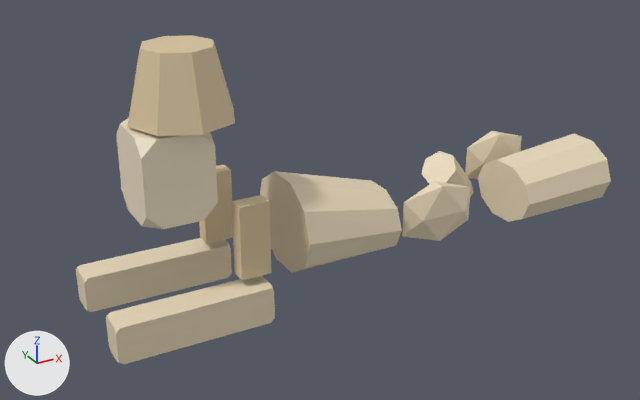
Before and after pictures for a commit that changed the glTF model public/studio/v2.15.0/d_sphinx/model.glb.
One viewpoint serves both versions: a 50 mm camera at (-6.81, -12.04, 7.21) aimed at (-0.1, 0.16, 1.11). Lighting does not change. The marker at lower left points along +X, +Y and +Z. The first picture is the older version. Where no turn or scale is listed for an object, it has been applied to the vertices.

The scene before the commit, as lines of its bpy script (objects in view):
```python
me_geometry_0 = bpy.data.meshes.new('geometry_0')
me_geometry_0.from_pydata(...)  # 20 vertices, 36 faces; spans x 3.8..5.76, y -0.84..0.84, z -0.02..1.29
me_geometry_0.materials.append(mat_defaultmaterial)
me_geometry_3 = bpy.data.meshes.new('geometry_3')
me_geometry_3.from_pydata(...)  # an icosphere of 20 faces spanning x 1.145..2.574, y -0.757..-0.328, z 0.229..1.277
me_geometry_3.materials.append(mat_defaultmaterial_003)
me_geometry_6 = bpy.data.meshes.new('geometry_6')
me_geometry_6.from_pydata(...)  # 24 vertices, 44 faces; spans x -3.386..-2.266, y -0.588..0.588, z 1.573..2.973
me_geometry_6.materials.append(mat_defaultmaterial_006)
ob_part0 = bpy.data.objects.new('part0', me_geometry_0)
ob_part0.location = (0.0, 0.0, 0.0)
ob_part3 = bpy.data.objects.new('part3', me_geometry_3)
ob_part3.location = (0.0, 0.0, 0.0)
ob_part6 = bpy.data.objects.new('part6', me_geometry_6)
ob_part6.location = (0.0, 0.0, 0.0)
# also in view: 'part7' at (-2.53, 0.0, 3.58); 'part4' at (-2.87, 0.85, 0.12); 'part9' at (-1.79, -0.73, 1.18); 'part2' at (4.65, 1.33, 0.65); 'part8' at (-1.79, 0.73, 1.18)
```
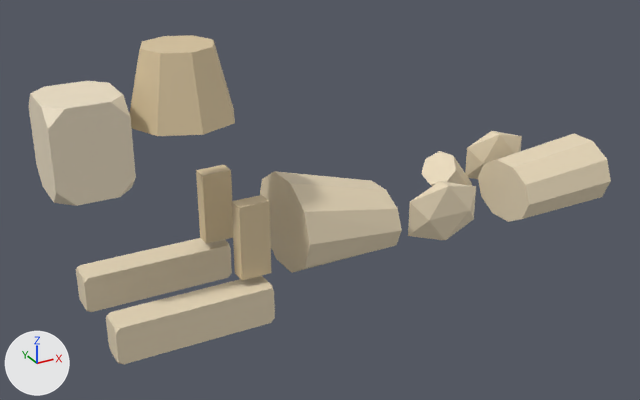
The change, as a diff of the scene's bpy script:
```diff
--- a/public/studio/v2.15.0/d_sphinx/model.glb.py
+++ b/public/studio/v2.15.0/d_sphinx/model.glb.py
@@ me_geometry_3 @@
 # used by ob_part3; location = (0.0, 0.0, 0.0)
-me_geometry_3.from_pydata(...)  # 12 vertices, 20 faces; spans x 1.145..2.574, y -0.757..-0.328, z 0.229..1.277
+me_geometry_3.from_pydata(...)  # 12 vertices, 20 faces; spans x 1.247..2.676, y -0.785..-0.357, z 0.225..1.273
+# me_geometry_3 part 1: the whole mesh is moved by (0.102, -0.029, -0.004)
 me_geometry_3.materials.append(mat_defaultmaterial_003)
@@ me_geometry_6 @@
 # used by ob_part6; location = (0.0, 0.0, 0.0)
-me_geometry_6.from_pydata(...)  # 24 vertices, 44 faces; spans x -3.386..-2.266, y -0.588..0.588, z 1.573..2.973
+me_geometry_6.from_pydata(...)  # 24 vertices, 44 faces; spans x -4.605..-3.485, y -0.588..0.588, z 2.213..3.613
+# me_geometry_6 part 2: the whole mesh is moved by (-1.219, 0.0, 0.64)
 me_geometry_6.materials.append(mat_defaultmaterial_006)
```

Boxes (x1, y1, x2, y2) around the edits, measured in the pictures (640 x 400 px):
'part6', moved
    before: (116, 118, 218, 229)
    after: (29, 81, 136, 206)
'part3', moved
    before: (402, 181, 471, 241)
    after: (408, 181, 476, 240)
